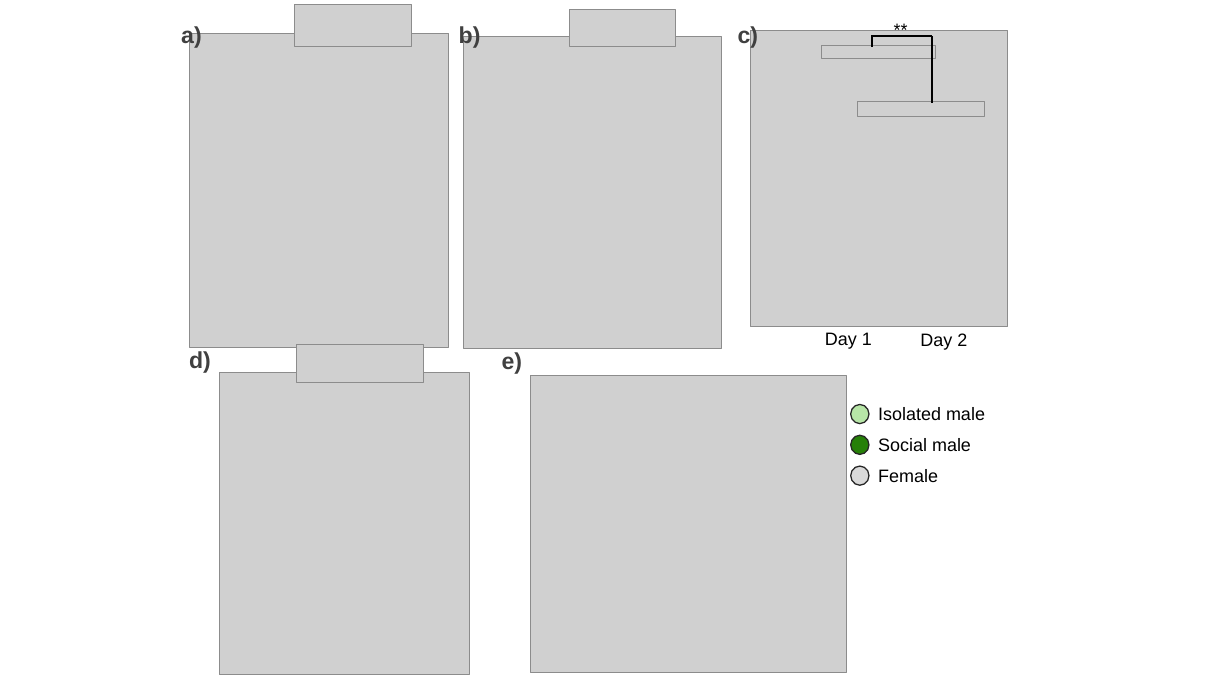
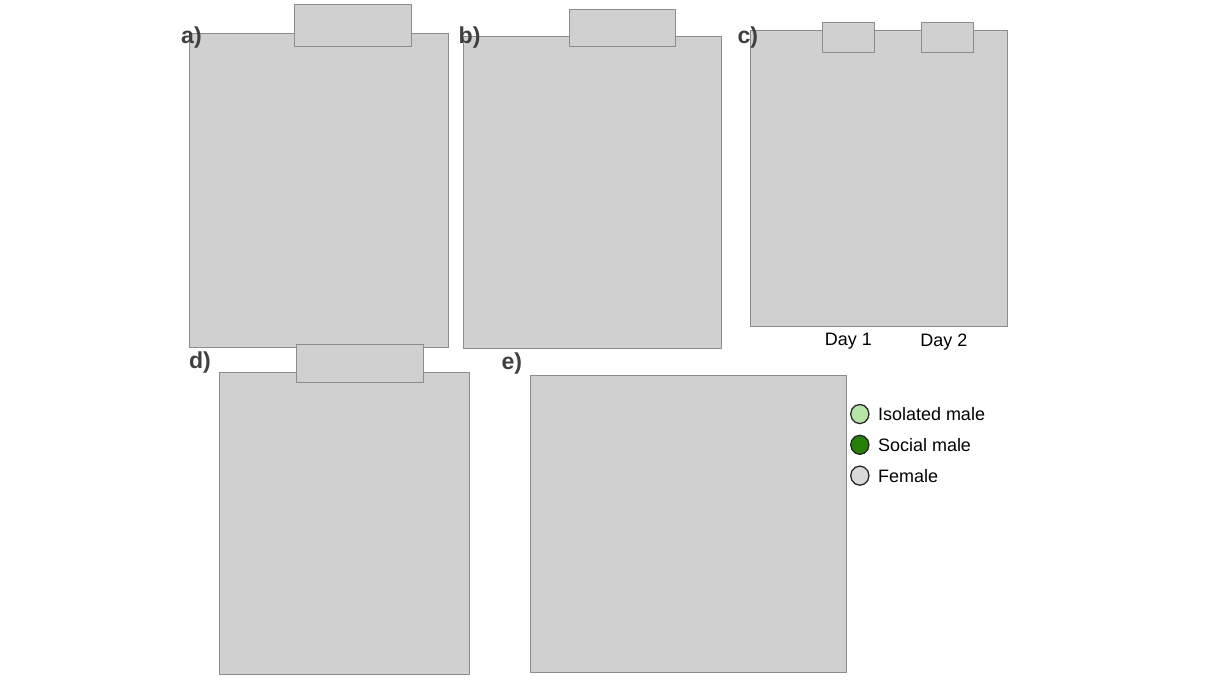
Before and after one commit to janyan33/bb_soc_exp, a slide deck: slide 4 of soc_exp_ms_figs.pptx. Drawn at 1232x693 pixels with LibreOffice and Linux fonts; fonts in the diff are those of the drawing; grey boxes stand for pictures. Boxes give left, top, right and bottom in pixels: in the first picture for what was removed or moved away, otherwise in the second. Text is boxed around its words. In the diff, an @@ line names an element or a change of style, - is before the commit and + after.

```diff
--- a/soc_exp_ms_figs.pptx
+++ b/soc_exp_ms_figs.pptx
@@ picture added at bbox=[823, 22, 874, 53] @@
@@ text removed at bbox=[884, 14, 958, 45] @@
-**
@@ picture added at bbox=[921, 22, 973, 53] @@
@@ picture removed at bbox=[822, 46, 935, 59] @@
@@ line removed from (872, 36) to (933, 36) @@
@@ line removed from (872, 35) to (872, 47) @@
@@ line removed from (933, 36) to (933, 104) @@
@@ picture removed at bbox=[858, 101, 985, 116] @@
```
Also in this commit, not shown: 3 other files.
